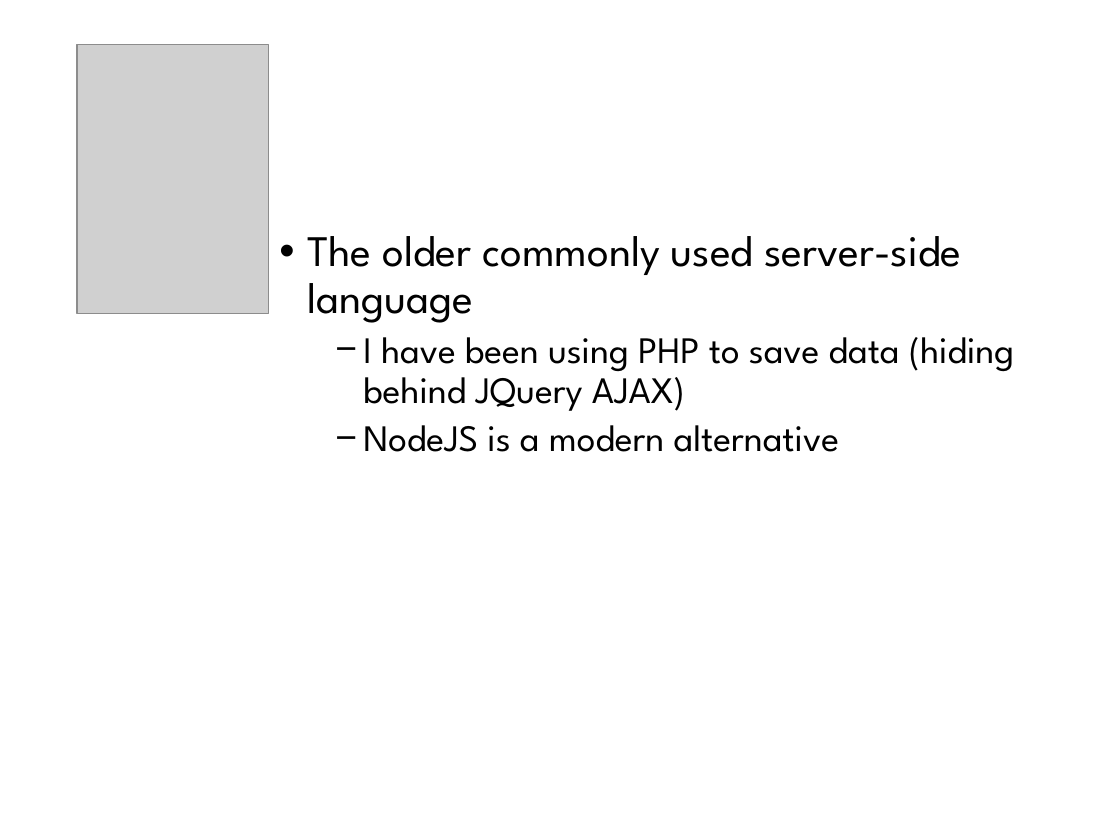
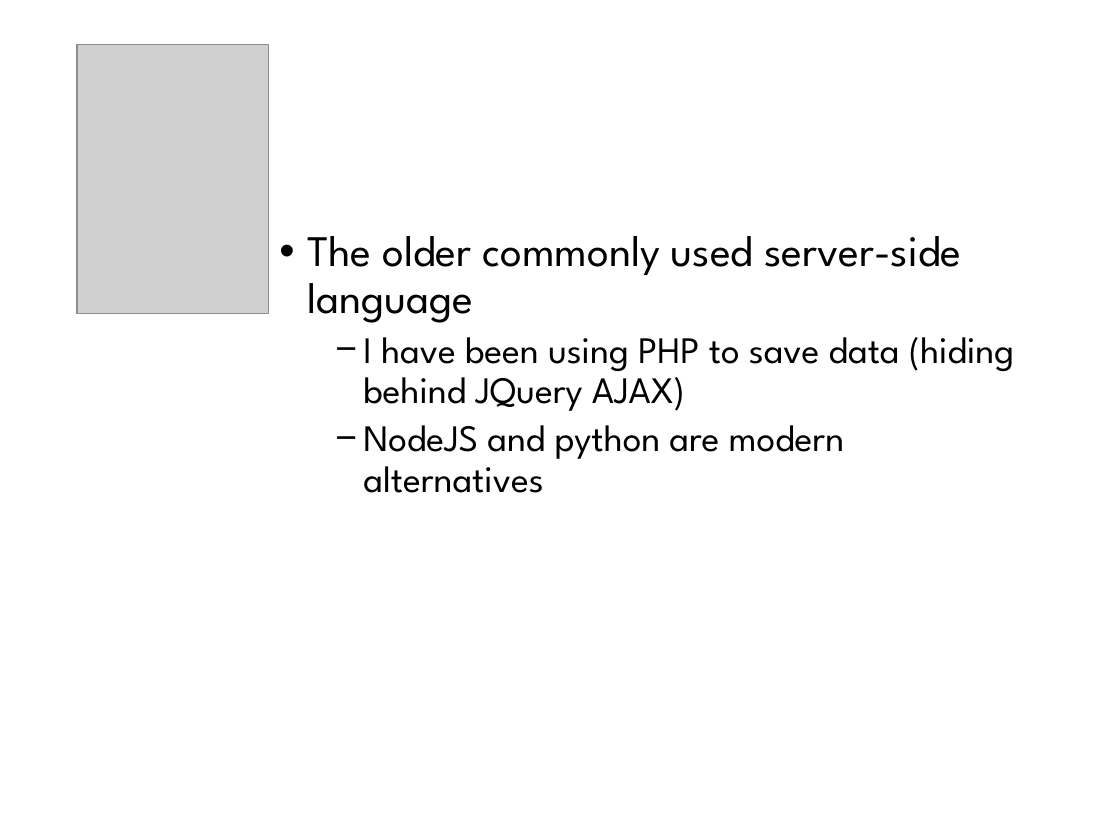
Before and after one commit to Yi-Chia-Chen/my-website, a slide deck: slide 111 of Files/Slides/Web Development_Yi-Chia Chen.pptx (slide 104 before the commit). Drawn at 1120x840 pixels with LibreOffice and Linux fonts; fonts in the diff are those of the drawing; grey boxes stand for pictures. Boxes give left, top, right and bottom in pixels: in the first picture for what was removed or moved away, otherwise in the second. Text is boxed around its words. In the diff, an @@ line names an element or a change of style, - is before the commit and + after.

```diff
--- a/Files/Slides/Web Development_Yi-Chia Chen.pptx
+++ b/Files/Slides/Web Development_Yi-Chia Chen.pptx
@@ text at bbox=[363, 425, 845, 493]: text changed @@
-  − NodeJS is a modern alternative
+  − NodeJS and python are modern alternatives
```
Also in this commit, not shown: 23 other slides changed, 19 slides added, 11 slides removed, 3 other files.
